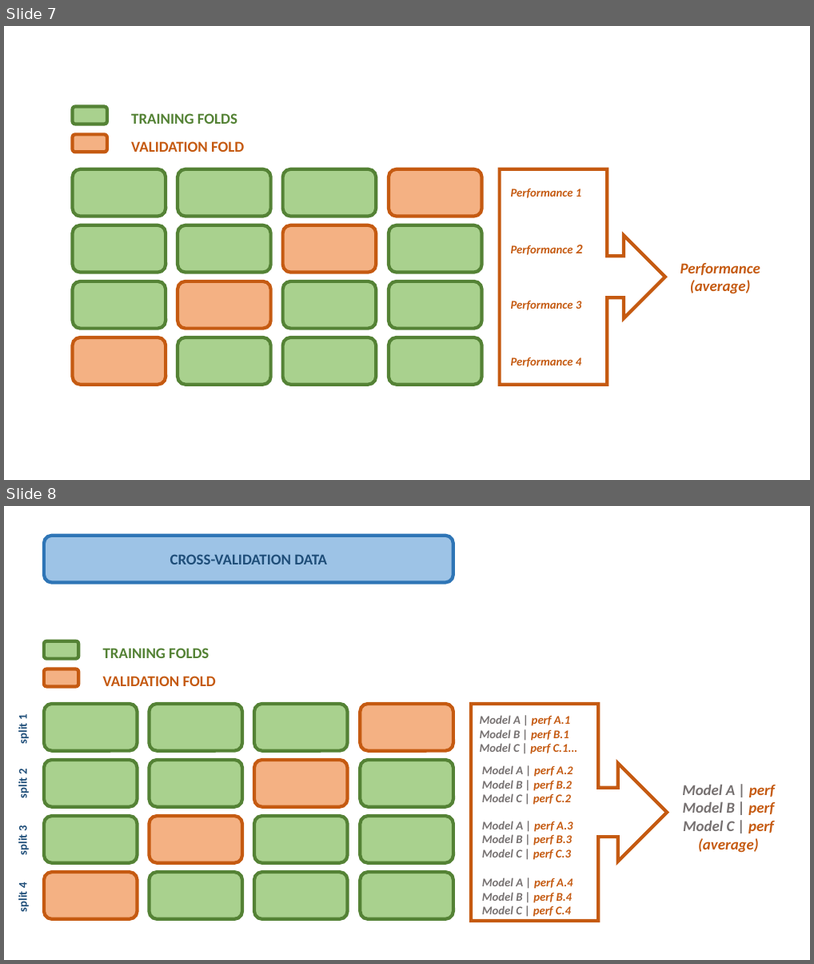
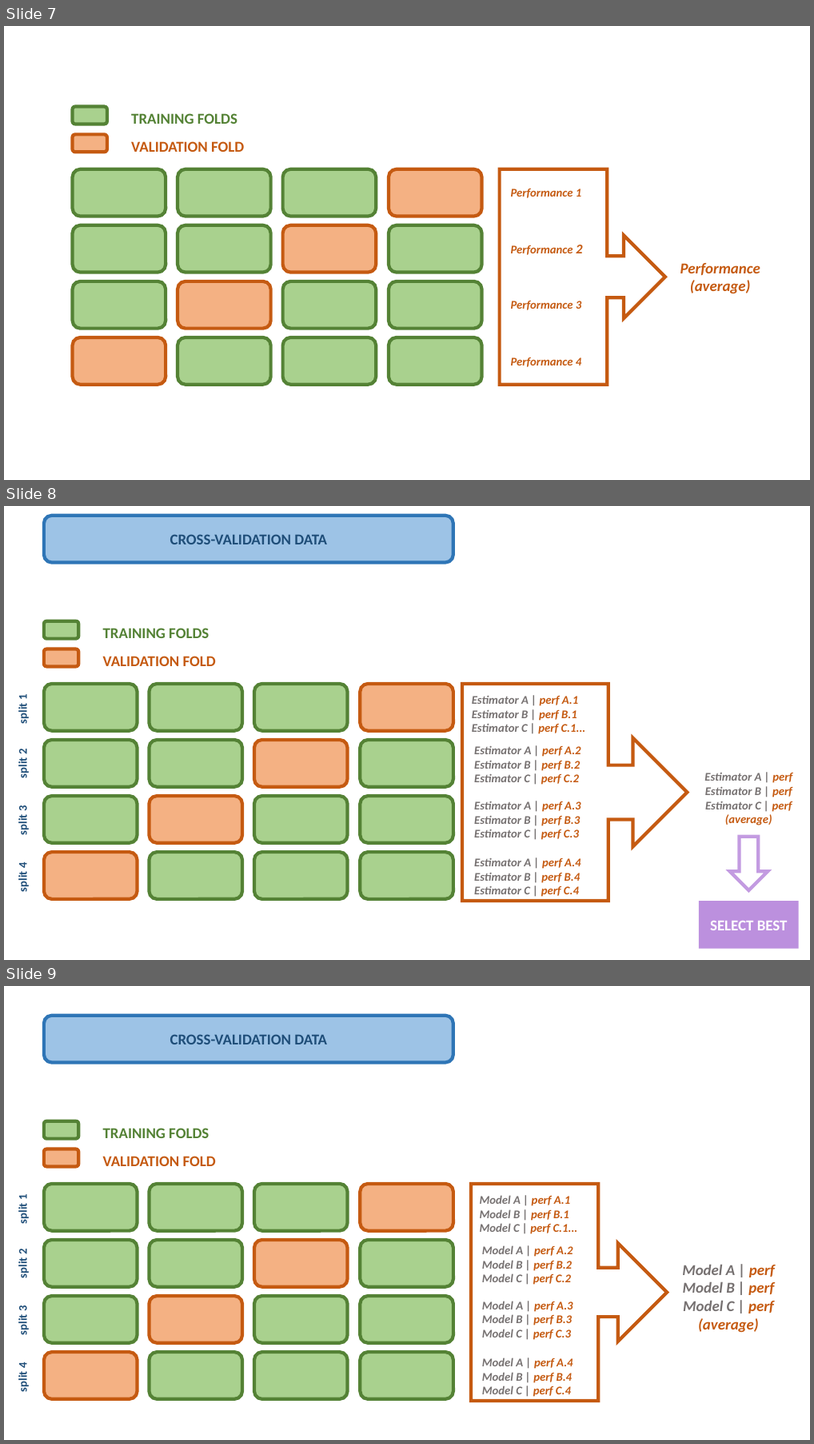
Before and after one commit to astrostatistics-in-crete/2023_summer_school, a slide deck: ML_Practices/images/ML Practices.pptx. Shown one above the other, each under a label of ours: slides 7 and 8 before the commit, slides 7, 8 and 9 after it. The pictures are 814x964 and 814x1444 pixels, drawn with LibreOffice and Linux fonts; fonts in the diff are those of the drawing. Boxes give left, top, right and bottom in pixels: in the first picture for what was removed or moved away, otherwise in the second. Text is boxed around its words. In the diff, an @@ line names an element or a change of style, - is before the commit and + after.

```diff
--- a/ML_Practices/images/ML Practices.pptx
+++ b/ML_Practices/images/ML Practices.pptx
@@ slide 8 added at <box>4,506,810,960</box>, background #FFFFFF @@
@@ rounded rectangle added at <box>44,516,454,563</box>, fill #9DC3E6, outline #2E75B6 4 pt, 18 pt, text #1F4E79, bold @@
+CROSS-VALIDATION DATA
@@ text added at <box>16,694,30,724</box>, 14 pt, text #1F4E79, bold @@
+split 1
@@ text added at <box>16,748,30,778</box>, 14 pt, text #1F4E79, bold @@
+split 2
@@ text added at <box>705,772,793,825</box>, 14 pt, text #767171, bold, italic @@
+Estimator A | perf
+Estimator B | perf
+Estimator C | perf
+(average)
@@ text added at <box>16,805,30,835</box>, 14 pt, text #1F4E79, bold @@
+split 3
@@ down arrow added at <box>730,836,768,890</box>, outline #C39BE1 4 pt @@
@@ text added at <box>16,862,30,892</box>, 14 pt, text #1F4E79, bold @@
+split 4
@@ group added at <box>44,621,687,901</box>: 18 rounded rectangles, 6 texts, 1 right arrow callout @@
+TRAINING FOLDS
+VALIDATION FOLD
+Estimator A | perf A.1
+Estimator B | perf B.1
+Estimator C | perf C.1...
+Estimator A | perf A.2
+Estimator B | perf B.2
+Estimator C | perf C.2
+Estimator A | perf A.3
+Estimator B | perf B.3
+Estimator C | perf C.3
+Estimator A | perf A.4
+Estimator B | perf B.4
+Estimator C | perf C.4
@@ rectangle added at <box>699,900,799,948</box>, fill #BC90DE, 18 pt, text #FFFFFF, bold @@
+SELECT BEST
@@ what was slide 8 is now slide 9 @@
```
Also in this commit, not shown: 3 other files.
